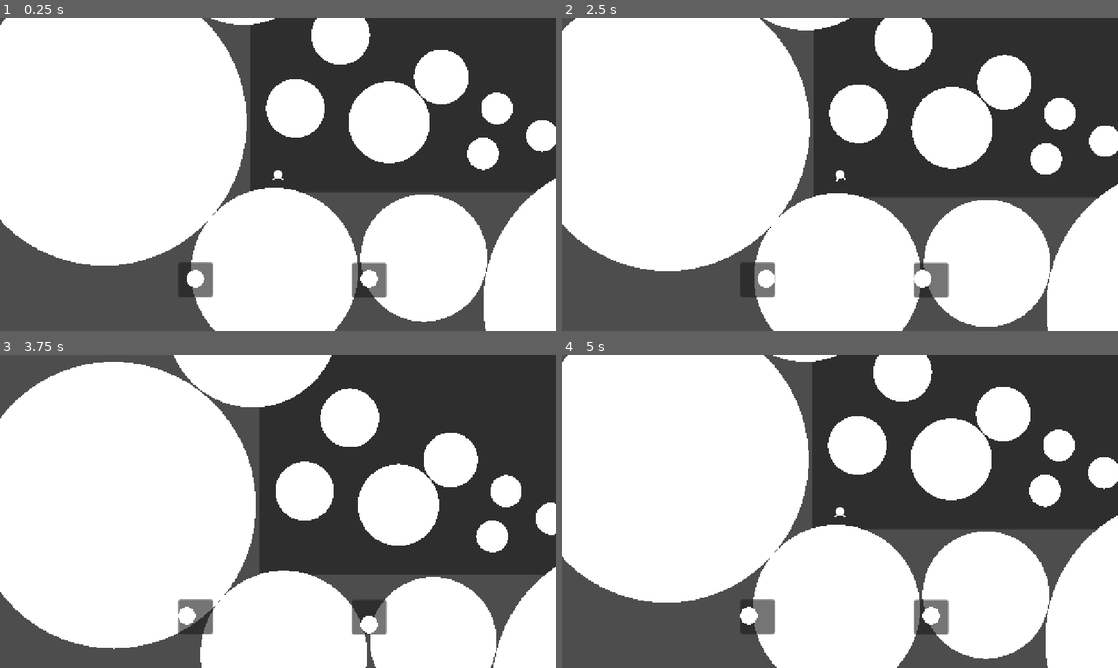
Above: before the commit, frames 1-4 (two rows, left to right).
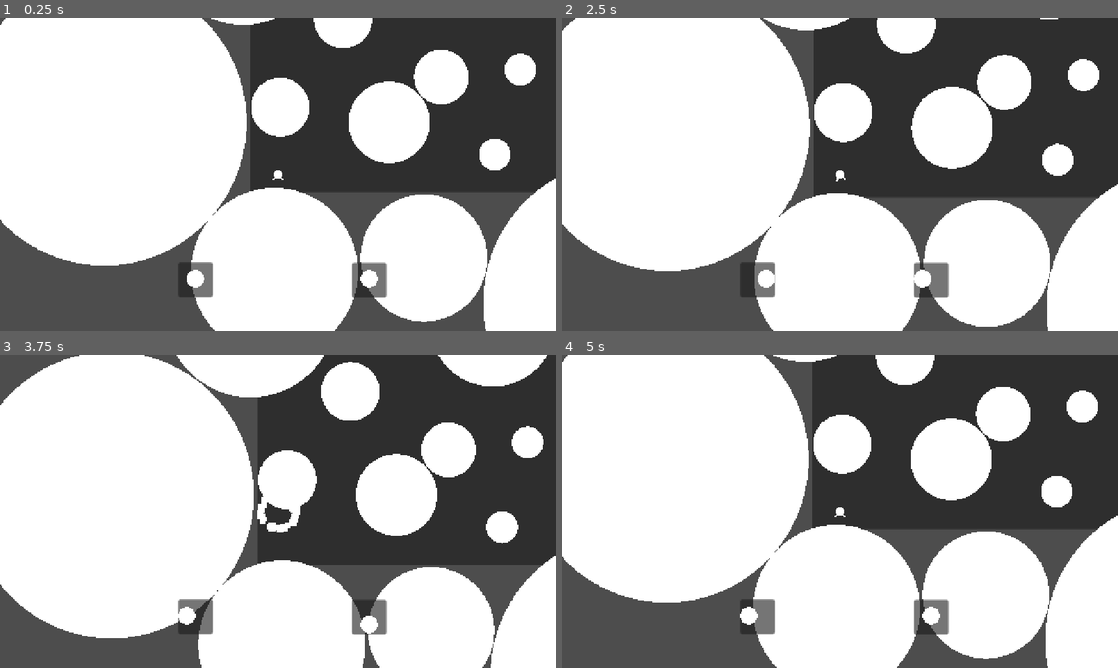
Above: after the commit, the same moments.

Repository: HeryShaman/MielJam
Game: Godot game, scene res://Scènes/Niveaux/Level1.tscn
Two runs of this game, one before a commit and one after it. Both use one fixed random seed, a clock stepped at 60 frames per second and the inputs below. Before the commit the project has no main scene; this scene is started directly in both runs.
Inputs:
- Up to frame 1 (0.25 s): no input
- Up to frame 2 (2.5 s): tap Enter at 0.5, 2 s; hold D (right 1) 0.53-1.28 s; hold Down (backward 2) 0.53-1.28 s; tap Space at 1.25 s; hold S (backward 1) 1.28-2.03 s; tap Up (forward 2) at 1.35 s; hold D (right 1) from 2.03 s (still down); hold Left (left 2) from 2.03 s (still down)
- Up to frame 3 (3.75 s): release D (right 1) at 2.78 s; release Left (left 2) at 2.78 s; hold Z (forward 1) 2.78-3.53 s; tap Right (right 2) at 2.85 s; hold Q (left 1) from 3.53 s (still down); hold Down (backward 2) from 3.53 s (still down)
- Up to frame 4 (5 s): keep holding Q (left 1); release Down (backward 2) at 4.28 s; tap Up (forward 2) at 4.35 s

The runs differ from the first frame. In frame 1, 3.4% of the frame differs, in the area x 45-100%, y 0-49%; in frame 2, 3.4%; in frame 3, 15%, in the area x 0-100%, y 0-100%; in frame 4, 3.4%.

Commit message:
changement niveau 1

Diff:
--- a/Scènes/Niveaux/Level1.tscn
+++ b/Scènes/Niveaux/Level1.tscn
@@ -24,36 +24,113 @@
 [node name="Asteroid" parent="." instance=ExtResource("3_i1mna")]
 position = Vector2(-8, 224)
 
+[node name="Asteroid17" parent="." instance=ExtResource("3_i1mna")]
+position = Vector2(969, -211)
+
+[node name="Asteroid23" parent="." instance=ExtResource("3_i1mna")]
+position = Vector2(827, -877)
+
+[node name="Asteroid28" parent="." instance=ExtResource("3_i1mna")]
+position = Vector2(389, -1409)
+
 [node name="Asteroid8" parent="." instance=ExtResource("3_i1mna")]
 position = Vector2(336, 192)
+scale = Vector2(0.7578645, 0.7578645)
+
+[node name="Asteroid19" parent="." instance=ExtResource("3_i1mna")]
+position = Vector2(924, -549)
+scale = Vector2(0.7578645, 0.7578645)
+
+[node name="Asteroid29" parent="." instance=ExtResource("3_i1mna")]
+position = Vector2(679, -1312)
+scale = Vector2(-0.56278366, -0.5227861)
+
+[node name="Asteroid25" parent="." instance=ExtResource("3_i1mna")]
+position = Vector2(-171, -883)
+scale = Vector2(0.7578645, 0.7578645)
+
+[node name="Asteroid26" parent="." instance=ExtResource("3_i1mna")]
+position = Vector2(923, -1210)
+scale = Vector2(0.7578645, 0.7578645)
+
+[node name="Asteroid15" parent="." instance=ExtResource("3_i1mna")]
+position = Vector2(477.99997, -516)
 scale = Vector2(0.7578645, 0.7578645)
 
 [node name="Asteroid4" parent="." instance=ExtResource("3_i1mna")]
 position = Vector2(255.99998, -120.000015)
 scale = Vector2(0.4864729, 0.4864729)
 
+[node name="Asteroid13" parent="." instance=ExtResource("3_i1mna")]
+position = Vector2(211, -570)
+scale = Vector2(0.4864729, 0.4864729)
+
+[node name="Asteroid30" parent="." instance=ExtResource("3_i1mna")]
+position = Vector2(310.00003, -908)
+scale = Vector2(0.4864729, 0.4864729)
+
+[node name="Asteroid32" parent="." instance=ExtResource("3_i1mna")]
+position = Vector2(18, -814)
+scale = Vector2(0.2660482, 0.2660482)
+
+[node name="Asteroid35" parent="." instance=ExtResource("3_i1mna")]
+position = Vector2(595, -971)
+scale = Vector2(0.2660482, 0.2660482)
+
+[node name="Asteroid34" parent="." instance=ExtResource("3_i1mna")]
+position = Vector2(171, -970)
+scale = Vector2(0.2660482, 0.2660482)
+
+[node name="Asteroid36" parent="." instance=ExtResource("3_i1mna")]
+position = Vector2(451.00003, -853)
+scale = Vector2(0.2660482, 0.2660482)
+
+[node name="Asteroid37" parent="." instance=ExtResource("3_i1mna")]
+position = Vector2(499, -1024)
+scale = Vector2(0.2660482, 0.2660482)
+
 [node name="Asteroid5" parent="." instance=ExtResource("3_i1mna")]
 position = Vector2(376.00003, -224)
 scale = Vector2(0.3259897, 0.3259897)
 
+[node name="Asteroid18" parent="." instance=ExtResource("3_i1mna")]
+position = Vector2(704, -139)
+scale = Vector2(0.3259897, 0.3259897)
+
 [node name="Asteroid7" parent="." instance=ExtResource("3_i1mna")]
-position = Vector2(472, -48)
-scale = Vector2(0.1899662, 0.1899662)
-
-[node name="Asteroid9" parent="." instance=ExtResource("3_i1mna")]
-position = Vector2(504, -152)
+position = Vector2(499, -46)
 scale = Vector2(0.1899662, 0.1899662)
 
 [node name="Asteroid10" parent="." instance=ExtResource("3_i1mna")]
-position = Vector2(607.99994, -89)
+position = Vector2(558, -240.99998)
+scale = Vector2(0.1899662, 0.1899662)
+
+[node name="Asteroid20" parent="." instance=ExtResource("3_i1mna")]
+position = Vector2(729, -364.99997)
+scale = Vector2(0.1899662, 0.1899662)
+
+[node name="Asteroid21" parent="." instance=ExtResource("3_i1mna")]
+position = Vector2(419.00003, -1071.9999)
+scale = Vector2(0.1899662, 0.1899662)
+
+[node name="Asteroid31" parent="." instance=ExtResource("3_i1mna")]
+position = Vector2(187.00002, -1177)
+scale = Vector2(0.1899662, 0.1899662)
+
+[node name="Asteroid22" parent="." instance=ExtResource("3_i1mna")]
+position = Vector2(735, -660.99994)
+scale = Vector2(0.1899662, 0.1899662)
+
+[node name="Asteroid38" parent="." instance=ExtResource("3_i1mna")]
+position = Vector2(328.00003, -630)
 scale = Vector2(0.1899662, 0.1899662)
 
 [node name="Asteroid6" parent="." instance=ExtResource("3_i1mna")]
-position = Vector2(40, -152)
+position = Vector2(5, -155)
 scale = Vector2(0.35021782, 0.35021782)
 
 [node name="Asteroid11" parent="." instance=ExtResource("3_i1mna")]
-position = Vector2(144, -320)
+position = Vector2(150, -358)
 scale = Vector2(0.35021782, 0.35021782)
 
 [node name="Asteroid12" parent="." instance=ExtResource("3_i1mna")]
@@ -64,6 +141,10 @@
 position = Vector2(-399.99997, -120.00002)
 scale = Vector2(1.7057872, 1.7057872)
 
+[node name="Asteroid27" parent="." instance=ExtResource("3_i1mna")]
+position = Vector2(-133, -1364.0001)
+scale = Vector2(1.7057872, 1.7057872)
+
 [node name="Asteroid3" parent="." instance=ExtResource("3_i1mna")]
 position = Vector2(800, 296)
 scale = Vector2(1.7057872, 1.7057872)
--- a/project.godot
+++ b/project.godot
@@ -11,6 +11,7 @@
 [application]
 
 config/name="Projet-Moonlight"
+run/main_scene="uid://cxenpym3287wf"
 config/features=PackedStringArray("4.5", "Forward Plus")
 config/icon="res://icon.svg"
 
